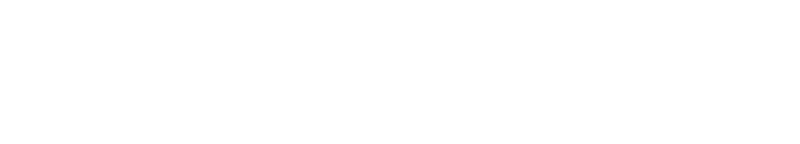
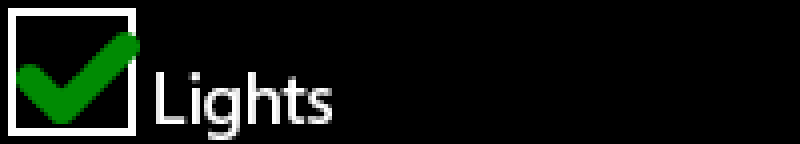
The second 800x144 image is a revision of the first. Changes to its layers:
showed group "Группа 2" (4 layers) over 0, 0, 144, 144
showed "Слой 2" over 0, 0, 800, 144
